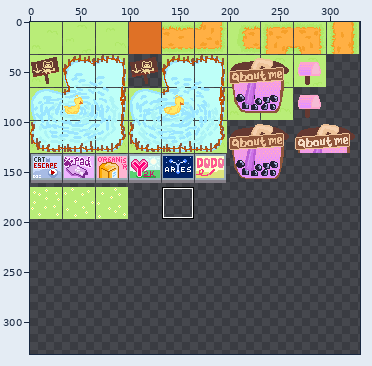
One commit to this sprite sheet: public/assets/tilemap.png. Above: a wide view before the commit, with the close-up outlined.
Close-up. As it was:
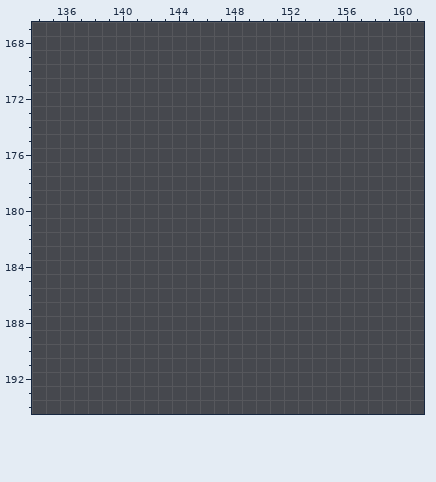
The file is 512x256 pixels. Colours within 5 levels of each other are drawn and written as one. Shown: x 134..161, y 167..194. The old version is drawn lined up with the new one, on the new canvas. The commit also changed other parts of the picture, which this record leaves out.
New version:
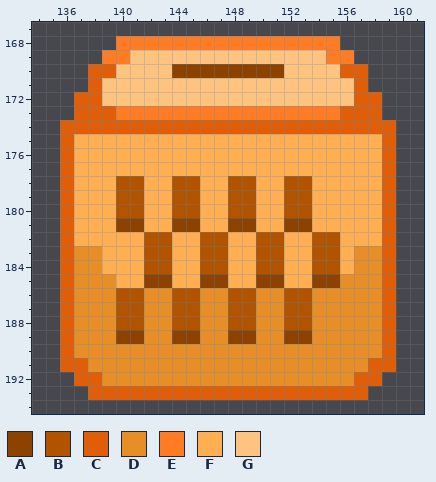
Palette (. is transparent): A #8d4200  B #b25300  C #df5e07  D #e88e27  E #ff7c25  F #ffae52  G #ffc380
Diff:
canvas 512x256 -> 330x332 (the part of the old canvas that was cut away was empty and is not shown)
@@ x 134..161 @@
 167 ............................
-168 ............................
-169 ............................
-170 ............................
-171 ............................
-172 ............................
-173 ............................
-174 ............................
-175 ............................
-176 ............................
-177 ............................
-178 ............................
-179 ............................
-180 ............................
-181 ............................
-182 ............................
-183 ............................
-184 ............................
-185 ............................
-186 ............................
-187 ............................
-188 ............................
-189 ............................
-190 ............................
-191 ............................
-192 ............................
-193 ............................
+168 ......EEEEEEEEEEEEEEEE......
+169 .....EEGGGGGGGGGGGGGGEE.....
+170 ....CCGGGGAAAAAAAAGGGGCC....
+171 ....CGGGGGGGGGGGGGGGGGGC....
+172 ...CCGGGGGGGGGGGGGGGGGGCC...
+173 ...CCCEEEEEEEEEEEEEEEECCC...
+174 ..CCCCCCCCCCCCCCCCCCCCCCCC..
+175 ..CFFFFFFFFFFFFFFFFFFFFFFC..
+176 ..CFFFFFFFFFFFFFFFFFFFFFFC..
+177 ..CFFFFFFFFFFFFFFFFFFFFFFC..
+178 ..CFFFBBFFBBFFBBFFBBFFFFFC..
+179 ..CFFFBBFFBBFFBBFFBBFFFFFC..
+180 ..CFFFBBFFBBFFBBFFBBFFFFFC..
+181 ..CFFFAAFFAAFFAAFFAAFFFFFC..
+182 ..CFFFFFBBFFBBFFBBFFBBFFFC..
+183 ..CDDFFFBBFFBBFFBBFFBBFDDC..
+184 ..CDDFFFBBFFBBFFBBFFBBFDDC..
+185 ..CDDDFFAAFFAAFFAAFFAADDDC..
+186 ..CDDDBBDDBBDDBBDDBBDDDDDC..
+187 ..CDDDBBDDBBDDBBDDBBDDDDDC..
+188 ..CDDDBBDDBBDDBBDDBBDDDDDC..
+189 ..CDDDAADDAADDAADDAADDDDDC..
+190 ..CDDDDDDDDDDDDDDDDDDDDDDC..
+191 ..CCDDDDDDDDDDDDDDDDDDDDCC..
+192 ...CCDDDDDDDDDDDDDDDDDDCC...
+193 ....CCCCCCCCCCCCCCCCCCCC....
 194 ............................
Where, in picture pixels (left, top, right, bottom), the same in both close-ups:
added: (60, 36, 396, 400)
